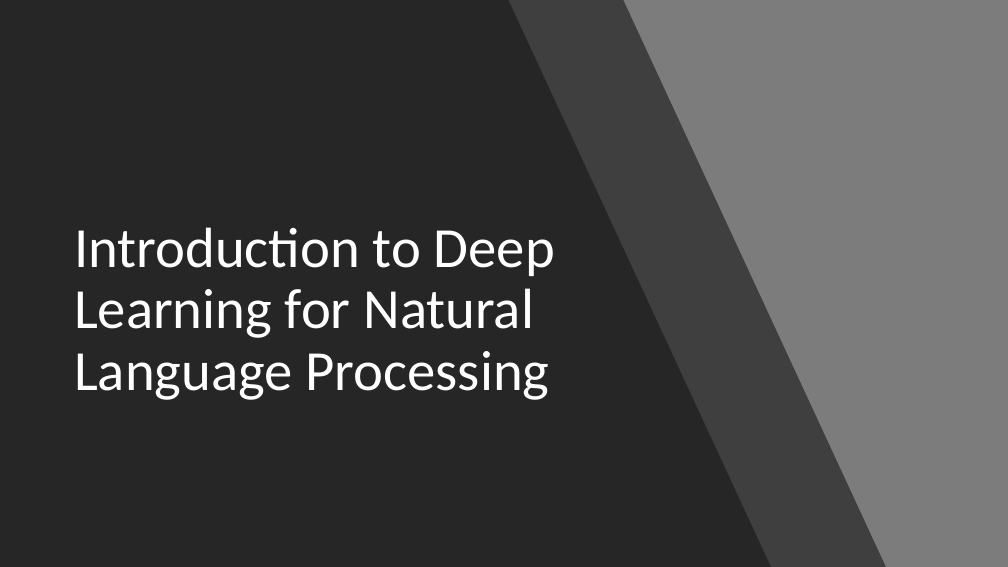
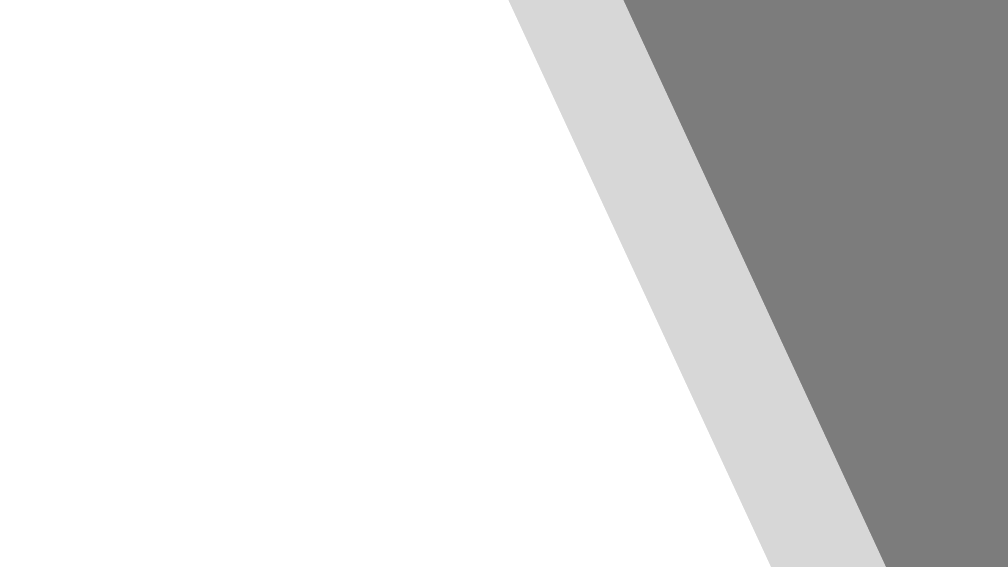
Before and after one commit to ravikg/deep-learning-nlp-kaggle-toxic-comment, a slide deck: slide 1 of ppt/workshop.pptx. Drawn at 1008x567 pixels with LibreOffice and Linux fonts; fonts in the diff are those of the drawing. Boxes give left, top, right and bottom in pixels: in the first picture for what was removed or moved away, otherwise in the second. Text is boxed around its words. In the diff, an @@ line names an element or a change of style, - is before the commit and + after.

```diff
--- a/ppt/workshop.pptx
+++ b/ppt/workshop.pptx
@@ freeform shape at (0, 0, 771, 567): fill #262626 to #FFFFFF @@
@@ freeform shape at (103, 0, 885, 567): fill #262626 at 70% opacity to #FFFFFF at 70% opacity; outline redrawn @@
@@ title removed at (74, 227, 555, 400) @@
-Introduction to Deep Learning for Natural Language Processing
```
Also in this commit, not shown: 51 other slides changed, 2 slides added, 3 other files.
